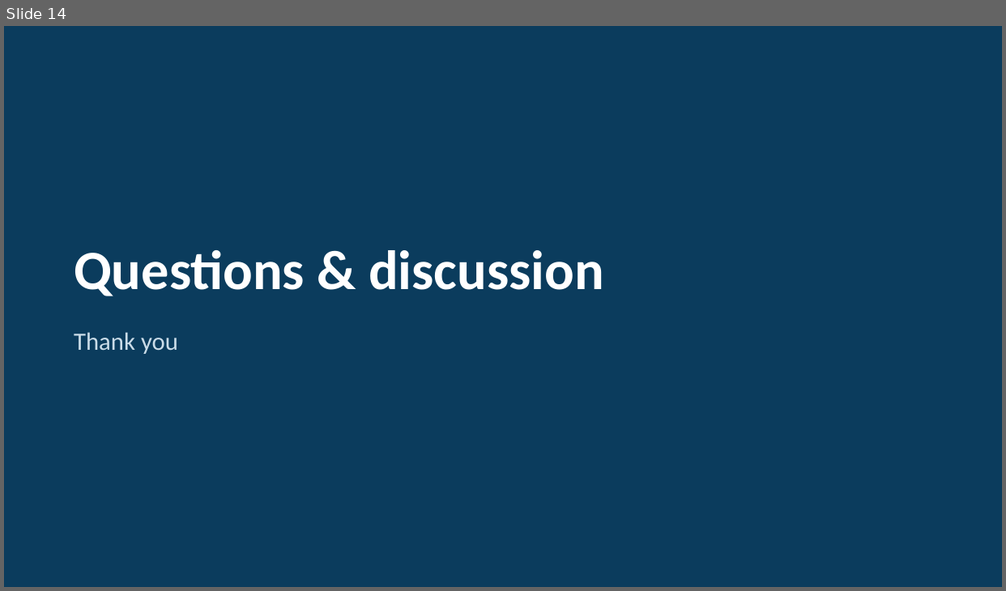
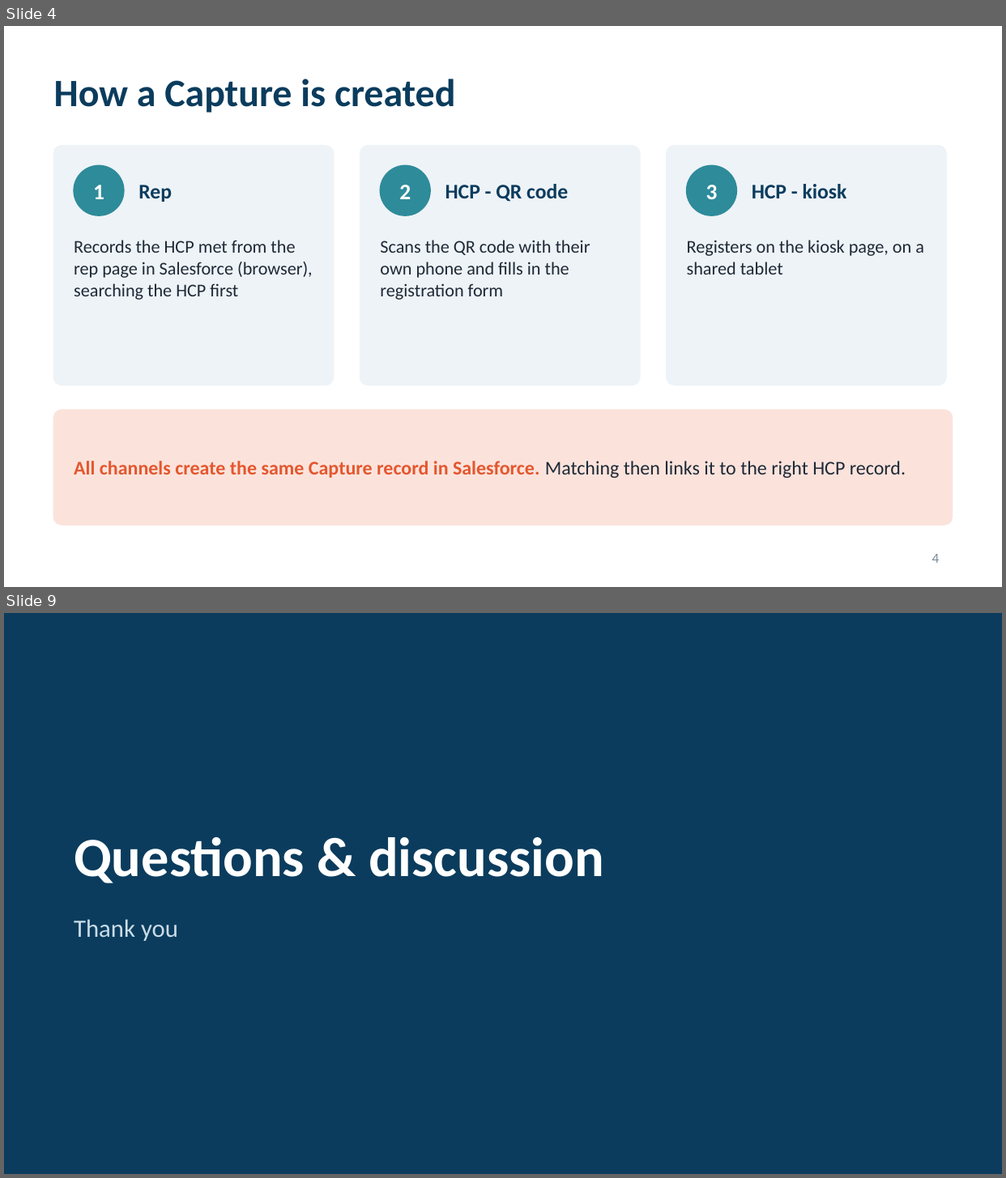
Before and after one commit to patrik8585/claude, a slide deck: slides/France_CBU_Congress_Solution.pptx. Shown one above the other, each under a label of ours: slide 14 before the commit, slides 4 and 9 after it; the slides between them are not shown. The pictures are 1006x591 and 1006x1178 pixels, drawn with LibreOffice and Linux fonts; fonts in the diff are those of the drawing. Boxes give left, top, right and bottom in pixels: in the first picture for what was removed or moved away, otherwise in the second. Text is boxed around its words. In the diff, an @@ line names an element or a change of style, - is before the commit and + after.

```diff
--- a/slides/France_CBU_Congress_Solution.pptx
+++ b/slides/France_CBU_Congress_Solution.pptx
@@ slide 4 added at (4, 26, 1002, 587), background #FFFFFF @@
@@ title added at (54, 79, 456, 113), 28 pt, text #0B3C5D, bold @@
+How a Capture is created
@@ rounded rectangle added at (54, 146, 334, 386), fill #EEF3F7, outline #EEF3F7 1 pt @@
@@ rounded rectangle added at (360, 146, 640, 386), fill #EEF3F7, outline #EEF3F7 1 pt @@
@@ rounded rectangle added at (667, 146, 946, 386), fill #EEF3F7, outline #EEF3F7 1 pt @@
@@ ellipse added at (74, 165, 124, 216), fill #2E8B9A, outline #2E8B9A 1 pt @@
@@ ellipse added at (380, 165, 430, 216), fill #2E8B9A, outline #2E8B9A 1 pt @@
@@ ellipse added at (687, 165, 736, 216), fill #2E8B9A, outline #2E8B9A 1 pt @@
@@ text added at (93, 185, 104, 199), 16 pt, text #FFFFFF, bold @@
+1
@@ text added at (138, 185, 172, 202), 15 pt, text #0B3C5D, bold @@
+Rep
@@ text added at (399, 185, 411, 199), 16 pt, text #FFFFFF, bold @@
+2
@@ text added at (445, 184, 568, 202), 15 pt, text #0B3C5D, bold @@
+HCP - QR code
@@ text added at (706, 185, 718, 199), 16 pt, text #FFFFFF, bold @@
+3
@@ text added at (752, 184, 847, 199), 15 pt, text #0B3C5D, bold @@
+HCP - kiosk
@@ text added at (74, 240, 313, 300), 13 pt, text #1F2A37 @@
+Records the HCP met from the rep page in Salesforce (browser), searching the HCP first
@@ text added at (380, 240, 590, 300), 13 pt, text #1F2A37 @@
+Scans the QR code with their own phone and fills in the registration form
@@ text added at (687, 240, 924, 275), 13 pt, text #1F2A37 @@
+Registers on the kiosk page, on a shared tablet
@@ rounded rectangle added at (54, 410, 952, 525), fill #FBE3DC, outline #FBE3DC 1 pt @@
@@ text added at (74, 461, 906, 478), 14 pt, text #E4572E, bold @@
+All channels create the same Capture record in Salesforce. Matching then links it to the right HCP record.
@@ page number added at (932, 554, 940, 563), 10 pt, text #7A8B99 @@
+4
@@ what was slide 14 is now slide 9 @@
```
Also in this commit, not shown: 4 slides changed, 3 other slides added, 9 slides removed.
